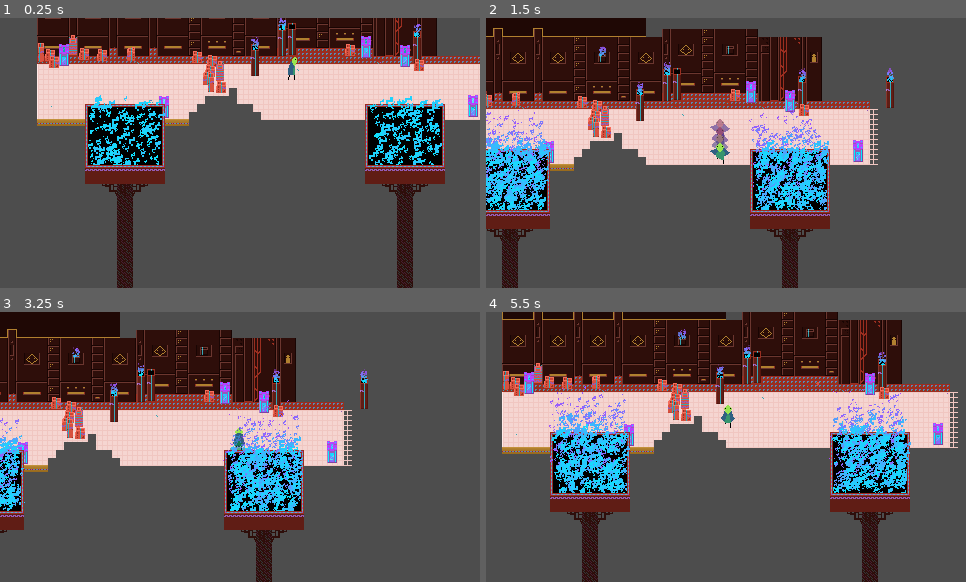
Above: before the commit, frames 1-4 (two rows, left to right).
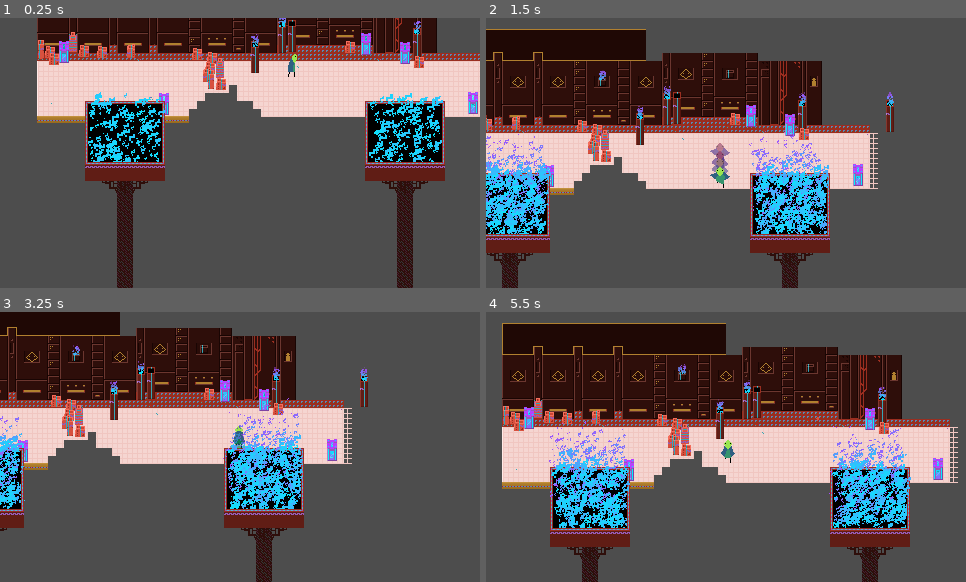
Above: after the commit, the same moments.

Repository: ehj37/Lizard-Mini
Game: Godot game, scene res://scenes/levels/level1.tscn
Two runs of this game, one before a commit and one after it. Both use one fixed random seed, a clock stepped at 60 frames per second and the inputs below. Sound files missing from this copy of the repository are replaced by a short silence.
Inputs (mouse positions are in pixels of both pictures, inside the frame that each line leads up to):
- Up to frame 1 (0.25 s): no input
- Up to frame 2 (1.5 s): move the mouse to (831, 139) at 0.52 s; hold Right (move_right) 0.53-1.28 s; click (831, 139) at 0.6 s; move the mouse to (630, 166) at 1.27 s; hold Down (move_down) from 1.28 s (still down); tap Space (dash) at 1.35 s
- Up to frame 3 (3.25 s): move the mouse to (288, 387) at 2.02 s; release Down (move_down) at 2.03 s; hold Right (move_right) 2.03-2.78 s; click (288, 387) at 2.1 s; move the mouse to (216, 501) at 2.77 s; hold Up (move_up) from 2.78 s (still down); tap Space (dash) at 2.85 s
- Up to frame 4 (5.5 s): move the mouse to (870, 487) at 3.52 s; release Up (move_up) at 3.53 s; hold Left (move_left) 3.53-5.03 s; click (870, 487) at 3.6 s; move the mouse to (582, 406) at 4.27 s; tap Space (dash) at 4.35 s; move the mouse to (750, 447) at 5.02 s; hold Down (move_down) from 5.03 s (still down); click (750, 447) at 5.1 s

The runs differ from the first frame. In frame 1, 12% of the frame differs, in the area x 7-100%, y 0-100%; in frame 2, 34%; in frame 3, 9.7%; in frame 4, 47%, in the area x 3-99%, y 0-100%.

Commit message:
Add camera lock area

Diff:
--- /dev/null
+++ b/scenes/camera_lock_area/camera_lock_area.gd
@@ -0,0 +1,62 @@
+@tool
+
+class_name CameraLockArea
+
+extends Area2D
+
+const COLOR_RECT_A := 0.05
+const COLOR_X_ONLY := Color.RED
+const COLOR_Y_ONLY := Color.GREEN
+const COLOR_X_AND_Y := Color.PURPLE
+const COLOR_NEITHER_X_OR_Y := Color.YELLOW
+
+@export var player_camera: PlayerCamera
+
+@export var lock_x := true:
+	set(new_lock_x):
+		lock_x = new_lock_x
+		if Engine.is_editor_hint() && is_node_ready():
+			_set_color()
+
+@export var lock_y := true:
+	set(new_lock_y):
+		lock_y = new_lock_y
+		if Engine.is_editor_hint() && is_node_ready():
+			_set_color()
+
+@onready var color_rect: ColorRect = $ColorRect
+
+
+func _ready():
+	assert(player_camera != null, "Must provide player camera export var")
+
+	if Engine.is_editor_hint():
+		var viewport_width = ProjectSettings.get_setting("display/window/size/viewport_width")
+		var viewport_height = ProjectSettings.get_setting("display/window/size/viewport_height")
+		color_rect.set_size(Vector2(viewport_width, viewport_height))
+		color_rect.set_position(Vector2(-viewport_width / 2, -viewport_height / 2))
+
+		_set_color()
+	else:
+		color_rect.visible = false
+
+
+func _on_body_entered(_body) -> void:
+	player_camera.register_lock_area(self)
+
+
+func _on_body_exited(_body) -> void:
+	player_camera.unregister_lock_area(self)
+
+
+func _set_color() -> void:
+	if lock_x && !lock_y:
+		color_rect.color = COLOR_X_ONLY
+	elif lock_y && !lock_x:
+		color_rect.color = COLOR_Y_ONLY
+	elif lock_x && lock_y:
+		color_rect.color = COLOR_X_AND_Y
+	else:
+		color_rect.color = COLOR_NEITHER_X_OR_Y
+
+	color_rect.color.a = COLOR_RECT_A
--- /dev/null
+++ b/scenes/camera_lock_area/camera_lock_area.tscn
@@ -0,0 +1,13 @@
+[gd_scene load_steps=2 format=3 uid="uid://me06723le6of"]
+
+[ext_resource type="Script" uid="uid://ckcvlksotqy7a" path="res://scenes/camera_lock_area/camera_lock_area.gd" id="1_6mnsg"]
+
+[node name="CameraLockArea" type="Area2D"]
+collision_layer = 0
+collision_mask = 128
+script = ExtResource("1_6mnsg")
+
+[node name="ColorRect" type="ColorRect" parent="."]
+
+[connection signal="body_entered" from="." to="." method="_on_body_entered"]
+[connection signal="body_exited" from="." to="." method="_on_body_exited"]
--- a/scenes/levels/level1.tscn
+++ b/scenes/levels/level1.tscn
@@ -16,6 +16,10 @@
 [ext_resource type="PackedScene" uid="uid://drejn87khel14" path="res://scenes/wall/sconce/sconce.tscn" id="13_lgguw"]
 [ext_resource type="PackedScene" uid="uid://daof3gfkfrsnn" path="res://scenes/foreground/foreground_torch.tscn" id="15_ps2vj"]
 [ext_resource type="PackedScene" uid="uid://db24r4k8yb5md" path="res://scenes/objects/explosive_canister/explosive_canister.tscn" id="16_sbmf2"]
+[ext_resource type="PackedScene" uid="uid://me06723le6of" path="res://scenes/camera_lock_area/camera_lock_area.tscn" id="17_1xax6"]
+
+[sub_resource type="RectangleShape2D" id="RectangleShape2D_g7tkf"]
+size = Vector2(448, 56)
 
 [node name="Level1" type="Node2D"]
 y_sort_enabled = true
@@ -153,3 +157,12 @@
 
 [node name="ForegroundTorch2" parent="Foreground" instance=ExtResource("15_ps2vj")]
 position = Vector2(288, 80)
+
+[node name="CameraLockArea" parent="." node_paths=PackedStringArray("player_camera") instance=ExtResource("17_1xax6")]
+position = Vector2(141, -244)
+player_camera = NodePath("../PlayerCamera")
+lock_x = false
+
+[node name="CollisionShape2D" type="CollisionShape2D" parent="CameraLockArea"]
+position = Vector2(3, 8)
+shape = SubResource("RectangleShape2D_g7tkf")
--- a/scenes/player_camera/player_camera.gd
+++ b/scenes/player_camera/player_camera.gd
@@ -9,6 +9,15 @@
 @export var player: Player
 
 var _current_shake_magnitude := 5.0
+var _registed_lock_areas: Array[CameraLockArea] = []
+
+
+func register_lock_area(lock_area: CameraLockArea) -> void:
+	_registed_lock_areas.append(lock_area)
+
+
+func unregister_lock_area(lock_area: CameraLockArea) -> void:
+	_registed_lock_areas.erase(lock_area)
 
 
 func _ready() -> void:
@@ -16,7 +25,24 @@
 
 
 func _process(delta: float) -> void:
-	global_position = player.global_position + player.orientation * ORIENTATION_OFFSET
+	var target_x
+	var target_y
+
+	for lock_area in _registed_lock_areas:
+		if lock_area.lock_x:
+			target_x = lock_area.global_position.x
+		if lock_area.lock_y:
+			target_y = lock_area.global_position.y
+
+	var target_position_from_player = (
+		player.global_position + player.orientation * ORIENTATION_OFFSET
+	)
+	if target_x == null:
+		target_x = target_position_from_player.x
+	if target_y == null:
+		target_y = target_position_from_player.y
+
+	global_position = Vector2(target_x, target_y)
 
 	if _current_shake_magnitude > 0:
 		var shake_offset_x = randf_range(-_current_shake_magnitude, _current_shake_magnitude)
Not shown, added: scenes/camera_lock_area/camera_lock_area.gd.uid
Not shown: 1 places in scenes/levels/level1.tscn that only renumber resources
